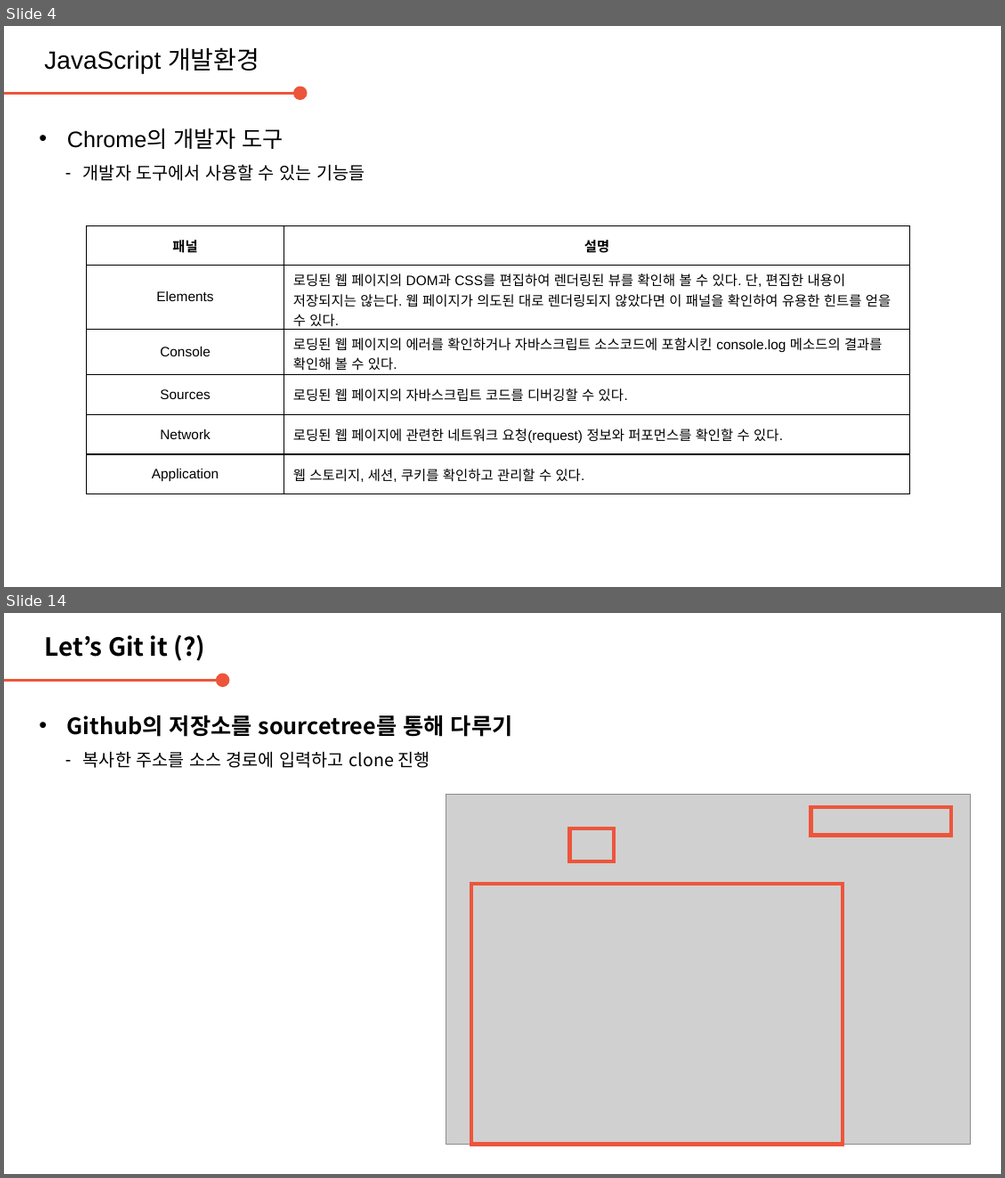
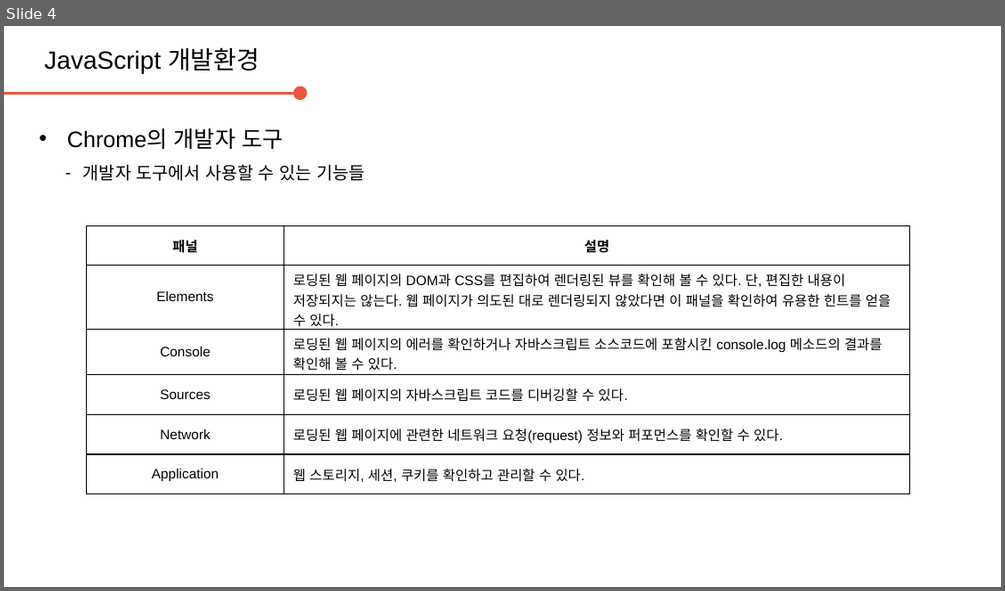
Before and after one commit to daegukdo/GCWM, a slide deck: 30/200727_JavaScript_DevEnv.pptx. Shown one above the other, each under a label of ours: slides 4 and 14 before the commit, slide 4 after it; the slides between them are not shown. The pictures are 1005x1178 and 1005x591 pixels, drawn with LibreOffice and Linux fonts; fonts in the diff are those of the drawing; grey boxes stand for pictures; background and template pictures are left out. Boxes give left, top, right and bottom in pixels: in the first picture for what was removed or moved away, otherwise in the second. Text is boxed around its words. In the diff, an @@ line names an element or a change of style, - is before the commit and + after.

```diff
--- a/30/200727_JavaScript_DevEnv.pptx
+++ b/30/200727_JavaScript_DevEnv.pptx
@@ slide 14 removed at (4, 613, 1001, 1174), background #FFFFFF @@
@@ text removed at (44, 635, 168, 657) @@
-Let’s Git it (?)
@@ arrow removed from (4, 681) to (223, 681) @@
@@ text removed at (67, 715, 513, 768) @@
-• Github의 저장소를 sourcetree를 통해 다루기
-  – 복사한 주소를 소스 경로에 입력하고 clone 진행
@@ picture removed at (446, 795, 971, 1144) @@
@@ rectangle removed at (810, 808, 951, 835) @@
@@ rectangle removed at (570, 828, 615, 861) @@
@@ rectangle removed at (471, 884, 843, 1144) @@
```
Also in this commit, not shown: 11 other slides removed, 1 other file.
